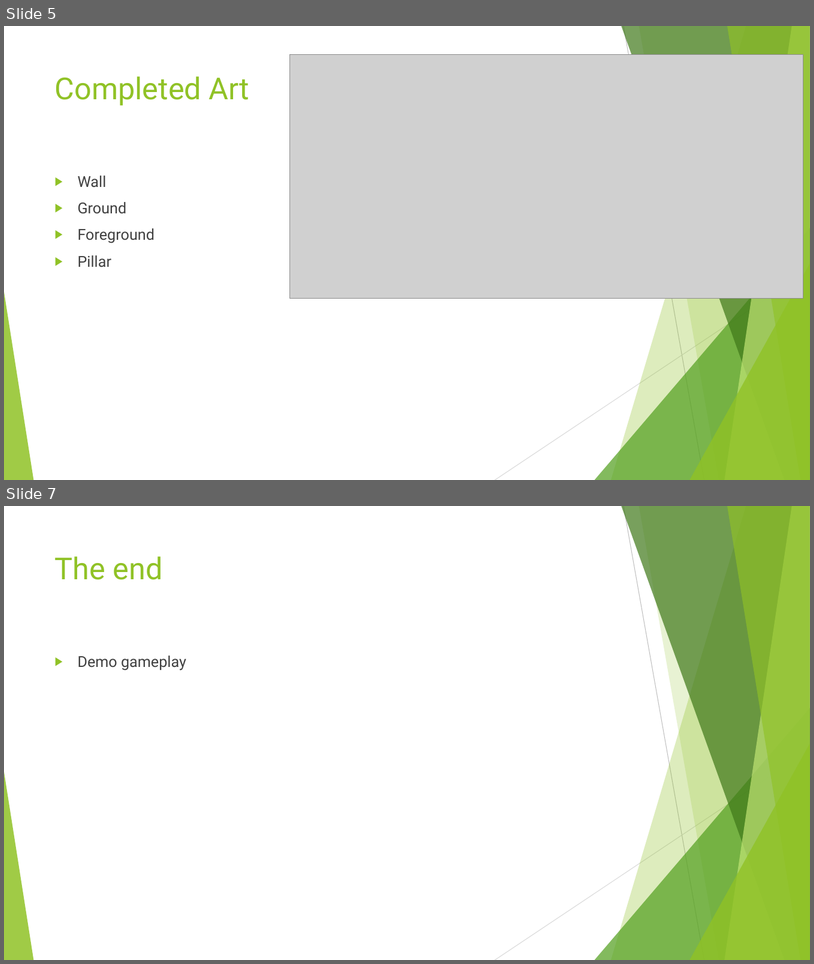
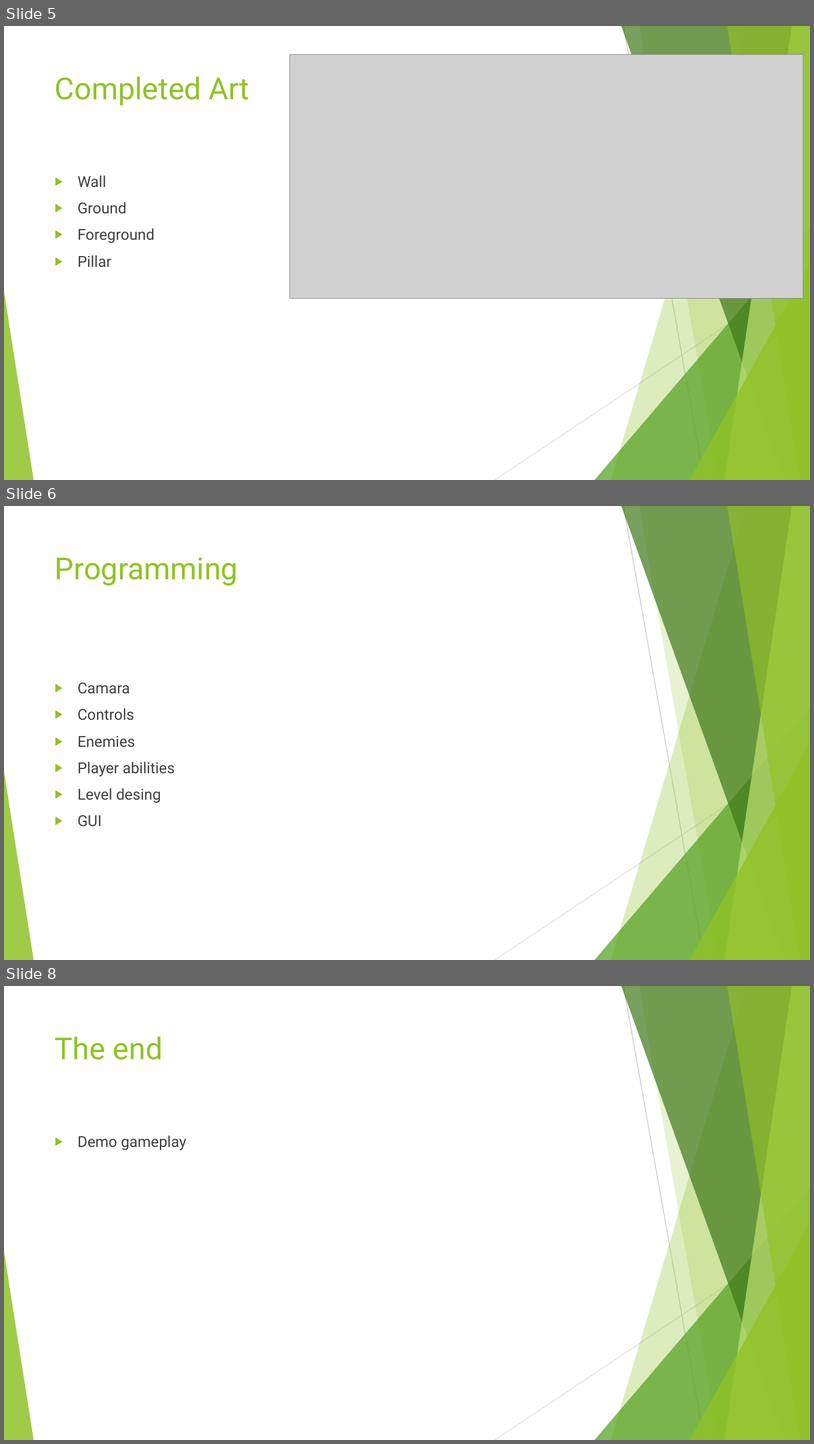
Before and after one commit to PeterBosDeltion/IndianaBonesRepo, a slide deck: IndianaBones.pptx. Shown one above the other, each under a label of ours: slides 5 and 7 before the commit, slides 5, 6 and 8 after it; the slides between them are not shown. The pictures are 814x964 and 814x1444 pixels, drawn with LibreOffice and Linux fonts; fonts in the diff are those of the drawing; grey boxes stand for pictures. Boxes give left, top, right and bottom in pixels: in the first picture for what was removed or moved away, otherwise in the second. Text is boxed around its words. In the diff, an @@ line names an element or a change of style, - is before the commit and + after.

```diff
--- a/IndianaBones.pptx
+++ b/IndianaBones.pptx
@@ slide 6 added at bbox=[4, 506, 810, 960], background #FFFFFF; not listed: 10 template elements that a slide beside it also shows @@
@@ title added at bbox=[55, 557, 238, 586], 36 pt, text #90C226 @@
+Programming
@@ text added at bbox=[78, 682, 175, 826], 18 pt, text #404040 @@
+▶ Camara
+▶ Controls
+▶ Enemies
+▶ Player abilities
+▶ Level desing
+▶ GUI
@@ what was slide 7 is now slide 8 @@
```
Also in this commit, not shown: 2 slides changed.
